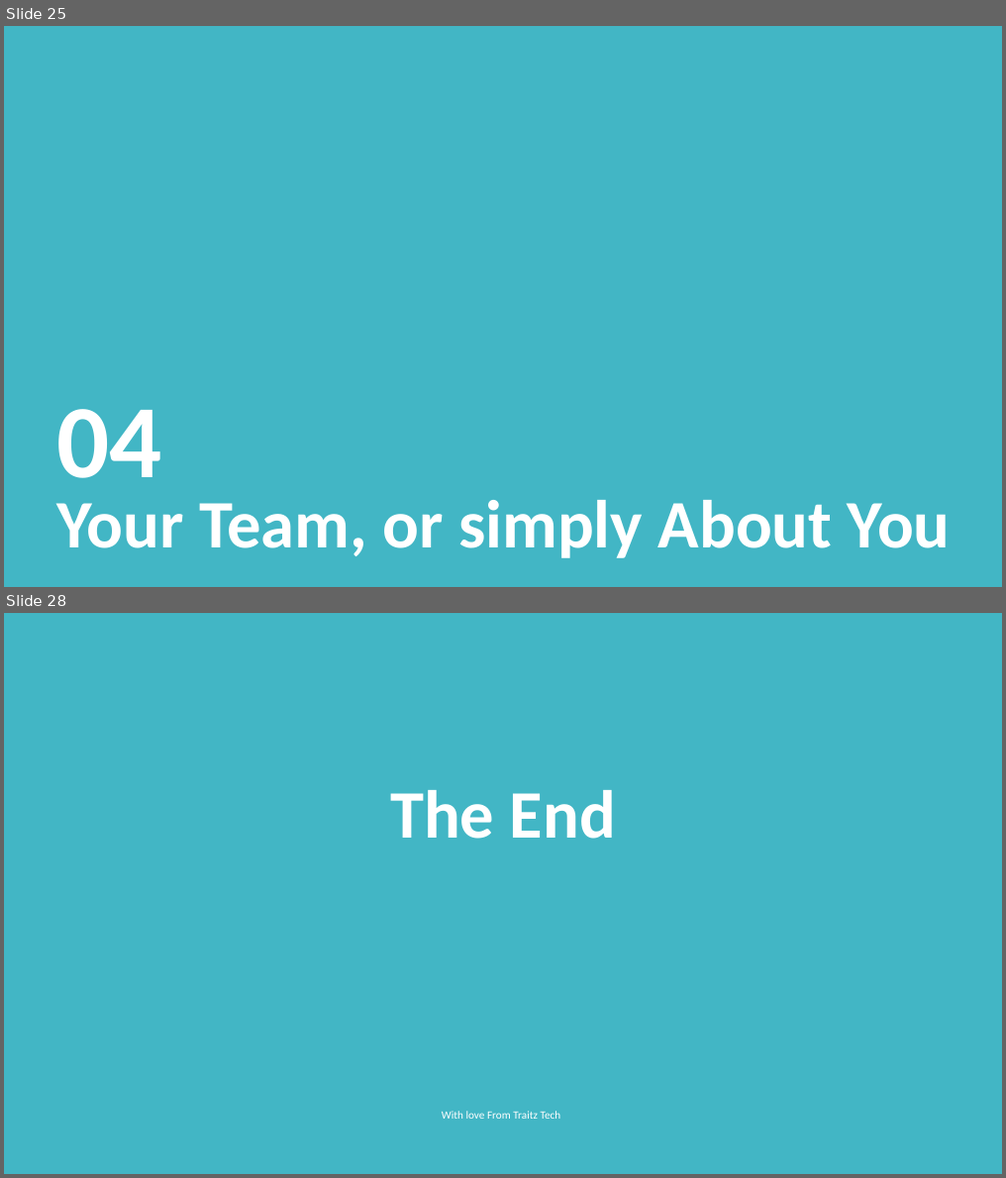
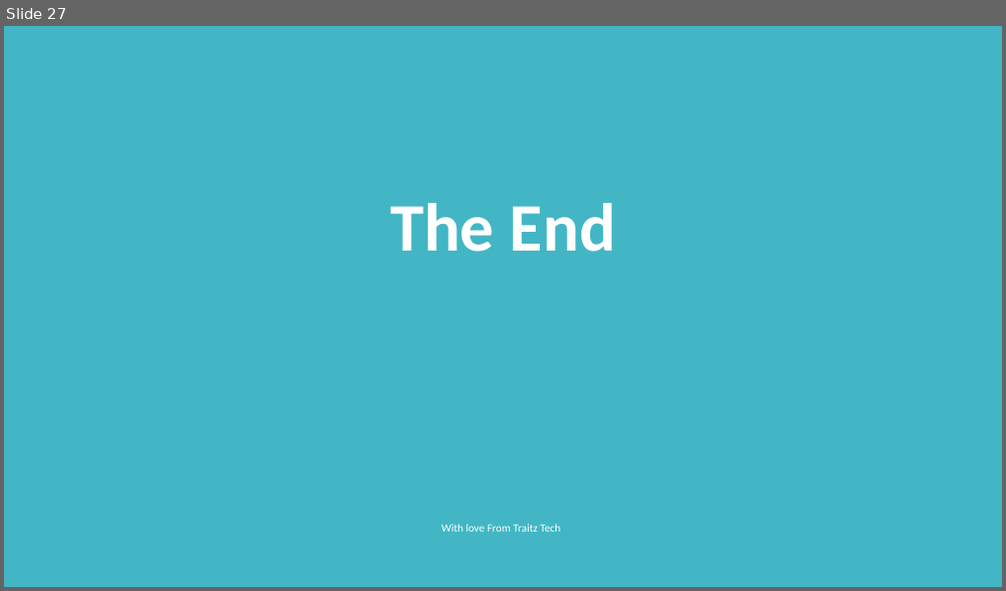
Before and after one commit to SafehEmmanuela/Final-Project, a slide deck: Power point presentation.pptx. Shown one above the other, each under a label of ours: slides 25 and 28 before the commit, slide 27 after it; the slides between them are not shown. The pictures are 1006x1178 and 1006x591 pixels, drawn with LibreOffice and Linux fonts; fonts in the diff are those of the drawing. Boxes give left, top, right and bottom in pixels: in the first picture for what was removed or moved away, otherwise in the second. Text is boxed around its words. In the diff, an @@ line names an element or a change of style, - is before the commit and + after.

```diff
--- a/Power point presentation.pptx
+++ b/Power point presentation.pptx
@@ slide 25 removed at (4, 26, 1002, 587), background #FFFFFF @@
@@ rectangle removed at (4, 26, 1002, 586) @@
@@ text removed at (57, 409, 162, 478) @@
-04
@@ text removed at (57, 500, 950, 559) @@
-Your Team, or simply About You
@@ what was slide 28 is now slide 27 @@
```
Also in this commit, not shown: 7 slides changed, 2 slides added, 2 other slides removed, 1 other file.
